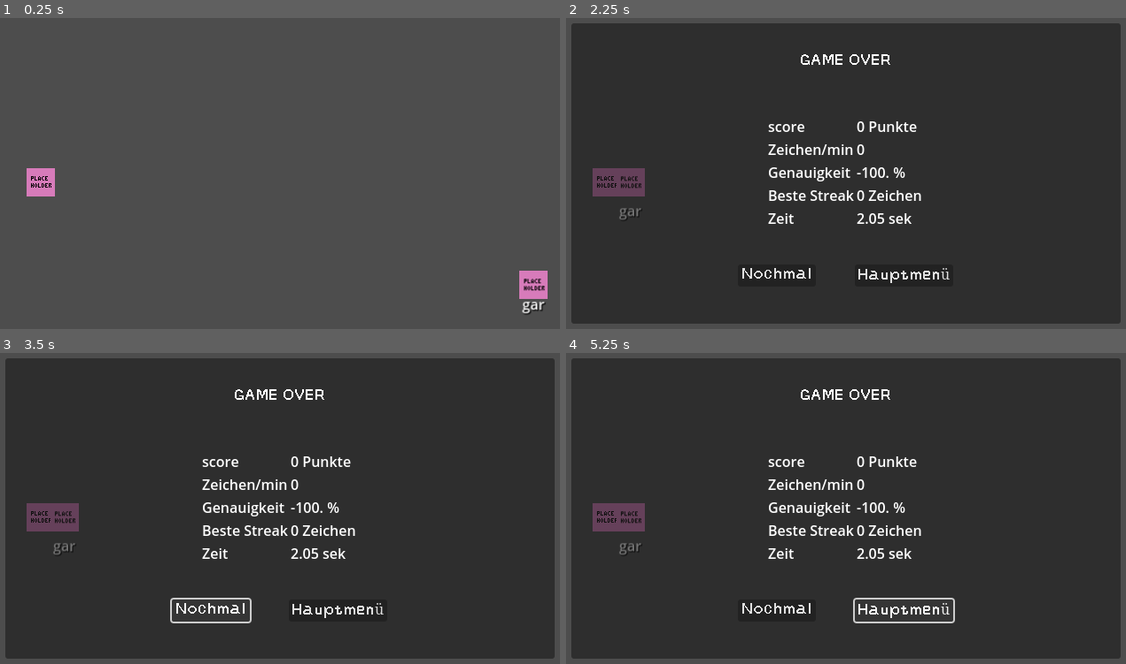
Above: before the commit, frames 1-4 (two rows, left to right).
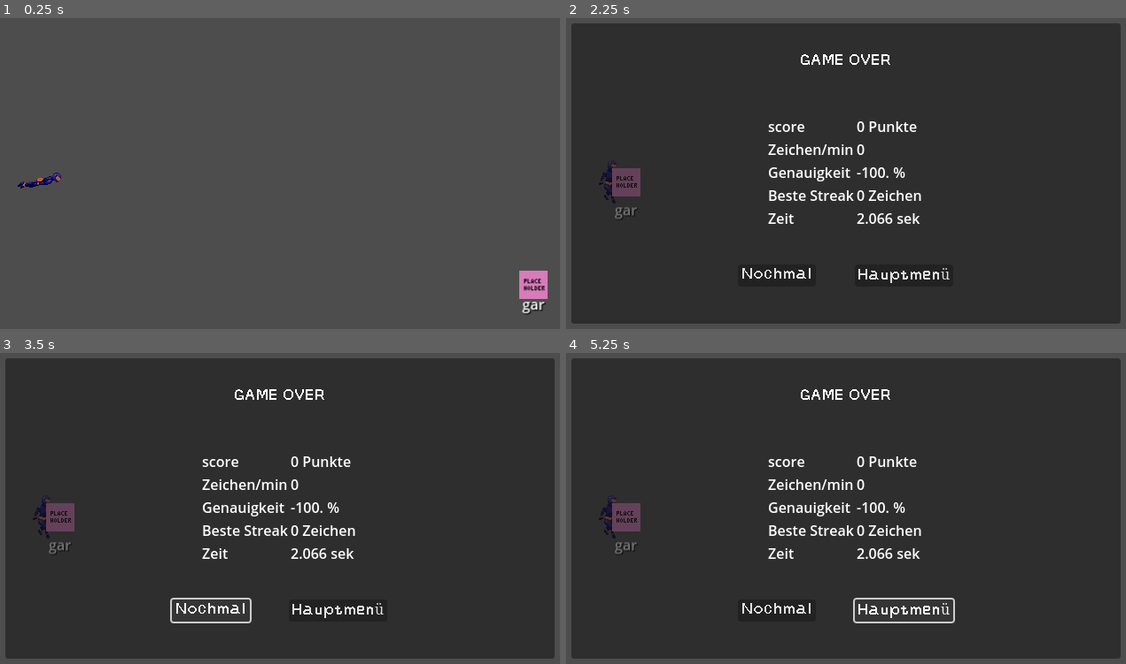
Above: after the commit, the same moments.

Repository: lehmius/typing-tides
Game: Godot game, scene res://scenes/game.tscn
Same seed, same stepped clock (60 frames per second), same inputs: the game is played once before the commit and once after it. The engine's default icon, where the game draws it, is replaced by a stand-in: a white triangle on a blue panel in a dark square.
Inputs:
- Up to frame 1 (0.25 s): no input
- Up to frame 2 (2.25 s): tap Enter at 0.5 s
- Up to frame 3 (3.5 s): click "Nochmal" at 2.75 s
- Up to frame 4 (5.25 s): click "Nochmal" at 3.5 s; click "Nochmal" at 4.25 s; click "Hauptmenü" at 5 s

The runs differ from the first frame. In frame 1, 0.5% of the frame differs, in the area x 3-11%, y 48-58%; in frame 2, 0.7%, in the area x 4-64%, y 46-67%; in frame 3, 0.7%; in frame 4, 0.7%.

Commit message:
Added player swimming and idle animations to the scene.

Diff:
--- a/scenes/player.tscn
+++ b/scenes/player.tscn
@@ -1,25 +1,116 @@
-[gd_scene load_steps=6 format=3 uid="uid://ekpaj51vji2f"]
+[gd_scene load_steps=19 format=3 uid="uid://ekpaj51vji2f"]
 
-[ext_resource type="Texture2D" uid="uid://bskobsdu7ymfk" path="res://icon.svg" id="1_3vyb7"]
 [ext_resource type="Script" uid="uid://bg6njs1p5cpvx" path="res://scripts/player.gd" id="1_g2els"]
-[ext_resource type="Texture2D" uid="uid://cuv6av8inkani" path="res://assets/placeholder.png" id="2_qhqgy"]
+[ext_resource type="Texture2D" uid="uid://j5h4v7fswpsr" path="res://assets/player/player-idle_spritesheet.png" id="2_g2els"]
+[ext_resource type="Texture2D" uid="uid://c2ja27v8wscv0" path="res://assets/player/player-swiming_spritesheet.png" id="3_qhqgy"]
+
+[sub_resource type="AtlasTexture" id="AtlasTexture_qhqgy"]
+atlas = ExtResource("2_g2els")
+region = Rect2(0, 0, 80, 80)
+
+[sub_resource type="AtlasTexture" id="AtlasTexture_dqkch"]
+atlas = ExtResource("2_g2els")
+region = Rect2(80, 0, 80, 80)
+
+[sub_resource type="AtlasTexture" id="AtlasTexture_qlg0r"]
+atlas = ExtResource("2_g2els")
+region = Rect2(160, 0, 80, 80)
+
+[sub_resource type="AtlasTexture" id="AtlasTexture_tuyoq"]
+atlas = ExtResource("2_g2els")
+region = Rect2(240, 0, 80, 80)
+
+[sub_resource type="AtlasTexture" id="AtlasTexture_fjrip"]
+atlas = ExtResource("2_g2els")
+region = Rect2(320, 0, 80, 80)
+
+[sub_resource type="AtlasTexture" id="AtlasTexture_smehm"]
+atlas = ExtResource("2_g2els")
+region = Rect2(400, 0, 80, 80)
+
+[sub_resource type="AtlasTexture" id="AtlasTexture_ur7pv"]
+atlas = ExtResource("3_qhqgy")
+region = Rect2(0, 0, 80, 80)
+
+[sub_resource type="AtlasTexture" id="AtlasTexture_y4r1p"]
+atlas = ExtResource("3_qhqgy")
+region = Rect2(80, 0, 80, 80)
+
+[sub_resource type="AtlasTexture" id="AtlasTexture_d2wvv"]
+atlas = ExtResource("3_qhqgy")
+region = Rect2(160, 0, 80, 80)
+
+[sub_resource type="AtlasTexture" id="AtlasTexture_3v2ag"]
+atlas = ExtResource("3_qhqgy")
+region = Rect2(240, 0, 80, 80)
+
+[sub_resource type="AtlasTexture" id="AtlasTexture_jej6c"]
+atlas = ExtResource("3_qhqgy")
+region = Rect2(320, 0, 80, 80)
+
+[sub_resource type="AtlasTexture" id="AtlasTexture_f1ej7"]
+atlas = ExtResource("3_qhqgy")
+region = Rect2(400, 0, 80, 80)
+
+[sub_resource type="AtlasTexture" id="AtlasTexture_oprun"]
+atlas = ExtResource("3_qhqgy")
+region = Rect2(480, 0, 80, 80)
 
 [sub_resource type="SpriteFrames" id="SpriteFrames_g2els"]
 animations = [{
 "frames": [{
 "duration": 1.0,
-"texture": ExtResource("2_qhqgy")
+"texture": SubResource("AtlasTexture_qhqgy")
 }, {
 "duration": 1.0,
-"texture": ExtResource("1_3vyb7")
+"texture": SubResource("AtlasTexture_dqkch")
+}, {
+"duration": 1.0,
+"texture": SubResource("AtlasTexture_qlg0r")
+}, {
+"duration": 1.0,
+"texture": SubResource("AtlasTexture_tuyoq")
+}, {
+"duration": 1.0,
+"texture": SubResource("AtlasTexture_fjrip")
+}, {
+"duration": 1.0,
+"texture": SubResource("AtlasTexture_smehm")
 }],
 "loop": true,
-"name": &"default",
-"speed": 5.0
+"name": &"idle",
+"speed": 10.0
+}, {
+"frames": [{
+"duration": 1.0,
+"texture": SubResource("AtlasTexture_ur7pv")
+}, {
+"duration": 1.0,
+"texture": SubResource("AtlasTexture_y4r1p")
+}, {
+"duration": 1.0,
+"texture": SubResource("AtlasTexture_d2wvv")
+}, {
+"duration": 1.0,
+"texture": SubResource("AtlasTexture_3v2ag")
+}, {
+"duration": 1.0,
+"texture": SubResource("AtlasTexture_jej6c")
+}, {
+"duration": 1.0,
+"texture": SubResource("AtlasTexture_f1ej7")
+}, {
+"duration": 1.0,
+"texture": SubResource("AtlasTexture_oprun")
+}],
+"loop": true,
+"name": &"swimming",
+"speed": 10.0
 }]
 
-[sub_resource type="RectangleShape2D" id="RectangleShape2D_qhqgy"]
-size = Vector2(26.1724, 33.812)
+[sub_resource type="CapsuleShape2D" id="CapsuleShape2D_ur7pv"]
+radius = 10.0481
+height = 20.0962
 
 [node name="Player" type="Node2D"]
 texture_filter = 1
@@ -27,11 +118,12 @@
 
 [node name="AnimatedSprite2D" type="AnimatedSprite2D" parent="."]
 sprite_frames = SubResource("SpriteFrames_g2els")
-frame_progress = 0.0815834
+animation = &"idle"
+frame_progress = 0.11061
 
 [node name="Area2D" type="Area2D" parent="."]
 
 [node name="CollisionShape2D" type="CollisionShape2D" parent="Area2D"]
-position = Vector2(5.36442e-07, -9.2812e-07)
+position = Vector2(2.38419e-07, -1.19209e-07)
 scale = Vector2(1.22266, 0.89569)
-shape = SubResource("RectangleShape2D_qhqgy")
+shape = SubResource("CapsuleShape2D_ur7pv")
--- a/scripts/game_state_handler.gd
+++ b/scripts/game_state_handler.gd
@@ -247,6 +247,7 @@
 ##
 ## @returns: void
 func handleLevelOver() -> void:
+	SignalBus.levelOver.emit()
 	var popup = levelover_popup.instantiate()
 	add_child(popup)
 	emitPlayerPerformanceMetrics()
--- a/scripts/player.gd
+++ b/scripts/player.gd
@@ -3,12 +3,15 @@
 signal keyPressed(key:InputEventKey)		# A signal that allows for the result of the input handling (conversion to String) to be accessed by all nodes in the project.
 signal shoot(Projectile, pressed_key, global_position)
 
+@onready var animated_sprite: AnimatedSprite2D = $AnimatedSprite2D
 @export var speed:int = 300
 
 #var Projectile = preload("res://scenes/projectile.tscn")
 
 func _ready() -> void:
 	$Area2D.connect("body_entered",sendGameOver)
+	SignalBus.connect("levelOver", _on_level_over)
+	animated_sprite.play("swimming")
 	pass
 
 ## Emits the shoot(projectile, pressedKey, global_position) signal on InputEventKey.pressed event.
@@ -58,6 +61,9 @@
 	#velocity.x = speed
 	#move_and_slide()
 
+func _on_level_over() -> void:
+	animated_sprite.play("idle")
 
 func sendGameOver(body:Node2D) -> void:
+	animated_sprite.play("idle")
 	SignalBus.emit_signal("gameOver")
